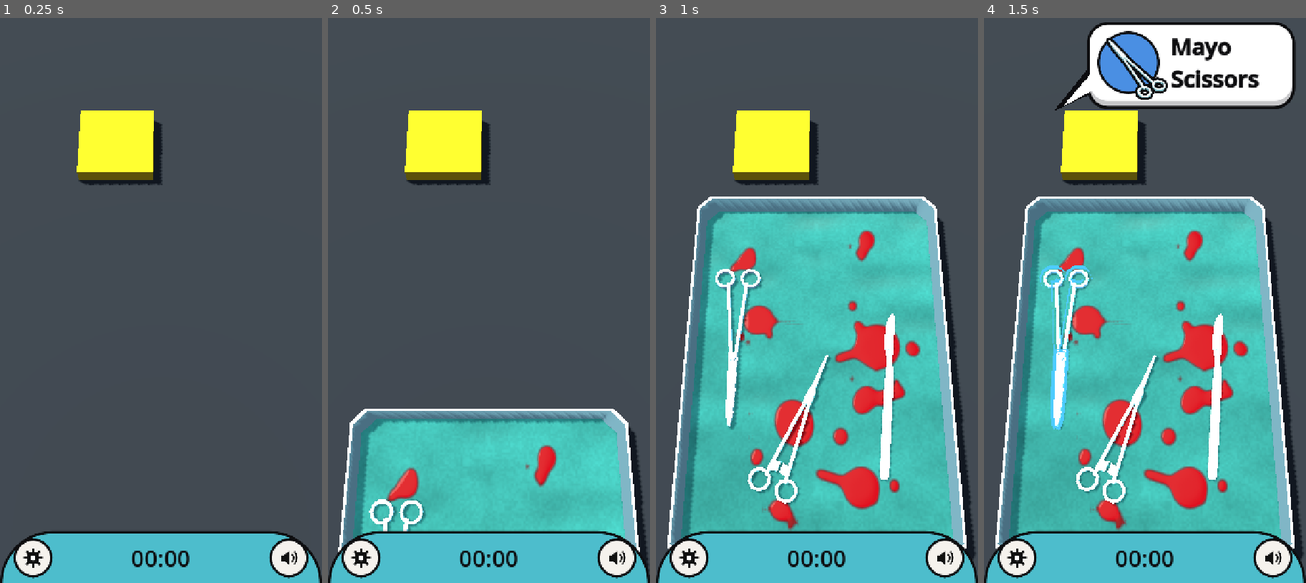
Above: before the commit, frames 1-4 (left to right).
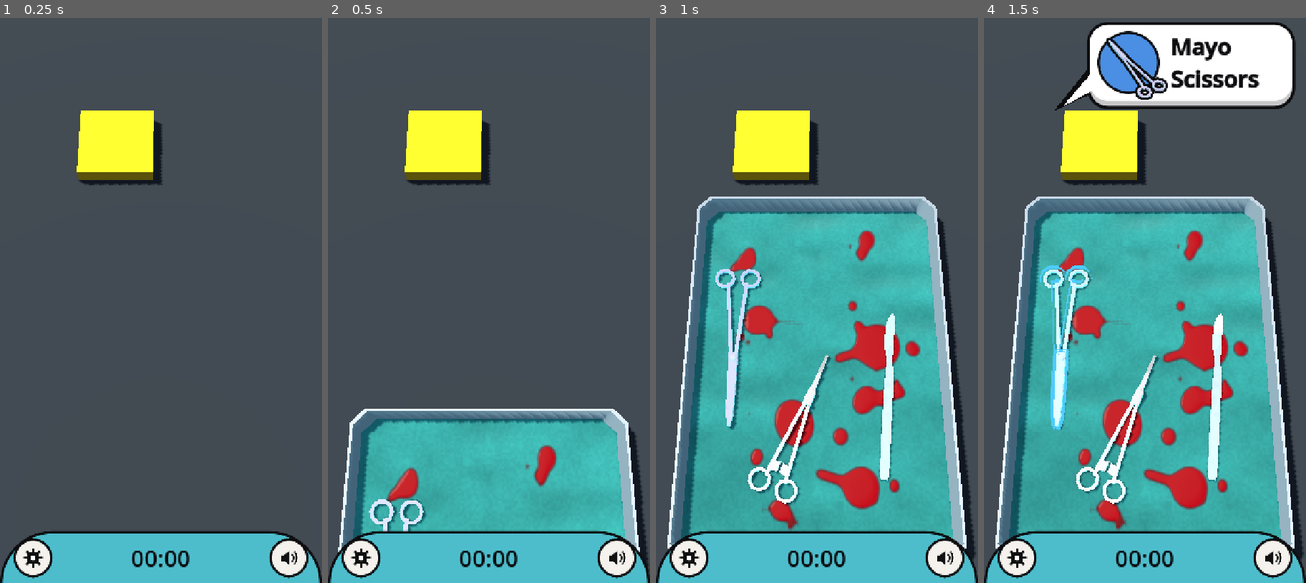
Above: after the commit, the same moments.

Repository: optimisticlucio/untitled-game-jam-game
Game: Godot game, scene res://dev/shader_lab/game_shot.tscn
The game is run twice, just before and just after one commit, with the same random seed, the same clock (stepped at 60 frames per second) and the same inputs. This scene is started directly instead of the project's main scene.
Inputs (mouse positions are in pixels of both pictures, inside the frame that each line leads up to):
- Up to frame 1 (0.25 s): no input
- Up to frame 2 (0.5 s): no input
- Up to frame 3 (1 s): tap Enter at 0.5 s; move the mouse to (887, 266) at 0.52 s; click (887, 266) at 0.67 s
- Up to frame 4 (1.5 s): drag from (1080, 323) to (1128, 413) at 1.27 s

Frame 1 is identical in both runs. In frame 2, 2.2% of the frame differs, in the area x 4-96%, y 69-94%; in frame 3, 8.3%, in the area x 6-96%, y 31-93%; in frame 4, 8.1%.

Commit message:
Julia's new tool look values
From her browser shader lab: a darker, softer light (light_scale 0.21,
less highlight and lamp), stronger room-coloured rim, and more hue
difference between tools (TINT_STRENGTH 0.3, still random every tray).
game_shot waits longer for the second tray to slide in.

Co-Authored-By: Claude Opus 5.5 <noreply@anthropic.com>

Diff:
--- a/assets/shaders/tool_toon.gdshader
+++ b/assets/shaders/tool_toon.gdshader
@@ -24,11 +24,11 @@
 group_uniforms wear;
 uniform float scratch_scale = 22.0;
 uniform float stain_scale = 30.5;
-uniform vec3 stain_color : source_color = vec3(0.710, 0.584, 0.412);
-uniform float patch_strength = 0.12;
-uniform float patch_scale = 8.0;
-uniform vec3 patch_a : source_color = vec3(1.000, 0.890, 0.933);
-uniform vec3 patch_b : source_color = vec3(0.875, 0.910, 1.000);
+uniform vec3 stain_color : source_color = vec3(0.635, 0.588, 0.525);
+uniform float patch_strength = 0.24;
+uniform float patch_scale = 10.5;
+uniform vec3 patch_a : source_color = vec3(1.000, 0.824, 0.780);
+uniform vec3 patch_b : source_color = vec3(0.722, 0.800, 1.000);
 
 group_uniforms glint;
 // A small lamp reflection that slides over a tool as it moves or tilts (world direction to the lamp).
--- a/dev/shader_lab/game_shot.gd
+++ b/dev/shader_lab/game_shot.gd
@@ -29,7 +29,7 @@
 	_save("bubble")
 	if level.has_method("_finish_tray"):
 		level.call("_finish_tray")
-		await get_tree().create_timer(8.0).timeout
+		await get_tree().create_timer(12.0).timeout
 		_report(level)
 		_save("tray_2")
 	get_tree().quit()
--- a/gameplay/tool_look.gd
+++ b/gameplay/tool_look.gd
@@ -12,12 +12,12 @@
 const BLOOD := preload("res://assets/shaders/blood.png")
 
 ## How far a tool's hue can drift from plain steel (0 = all the same).
-const TINT_STRENGTH := 0.22
+const TINT_STRENGTH := 0.3
 ## Share of tools that get scratches / stains, and how strong they can be.
-const SCRATCH_CHANCE := 0.6
+const SCRATCH_CHANCE := 0.63
 const SCRATCH_STRENGTH := 0.45
-const STAIN_CHANCE := 0.5
-const STAIN_STRENGTH := 0.35
+const STAIN_CHANCE := 0.59
+const STAIN_STRENGTH := 0.24
 
 
 ## Gives the tool's meshes the tool shader with a new random look. Meshes without an albedo
Not shown, changed: assets/shaders/toon_common.gdshaderinc
